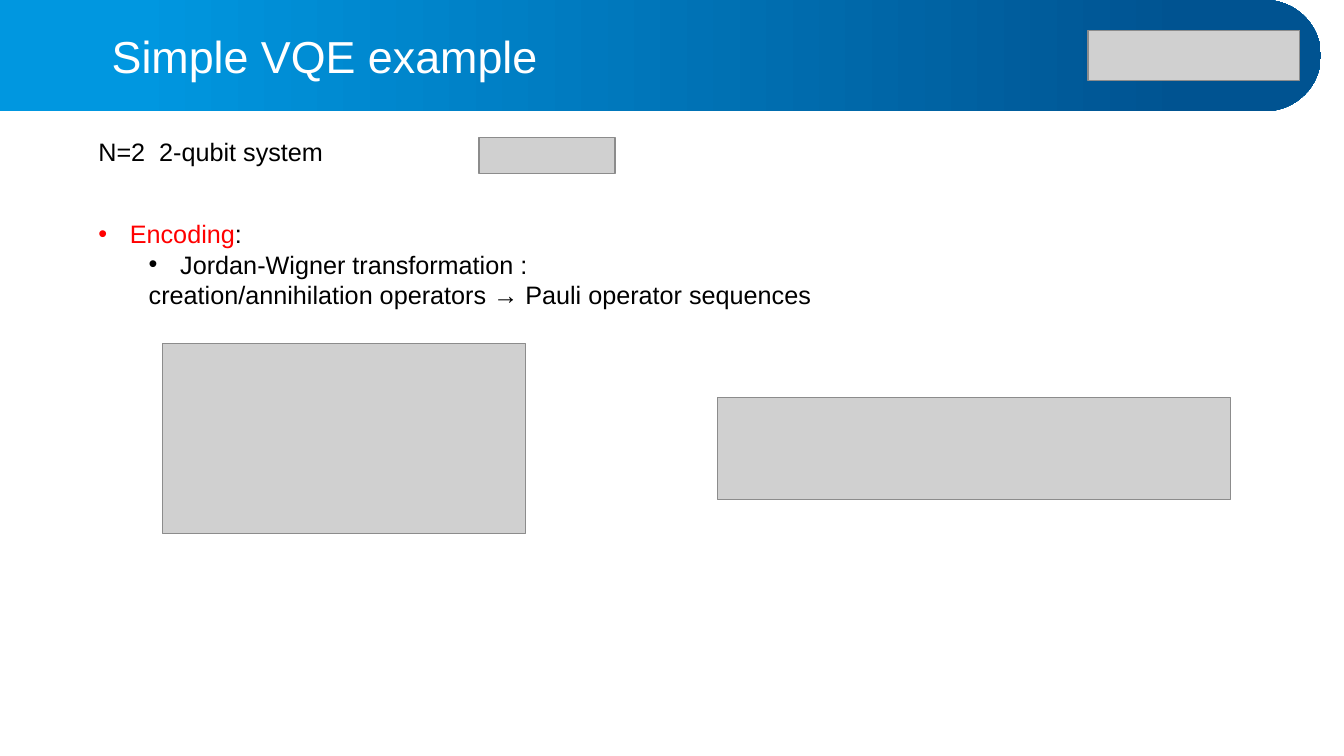
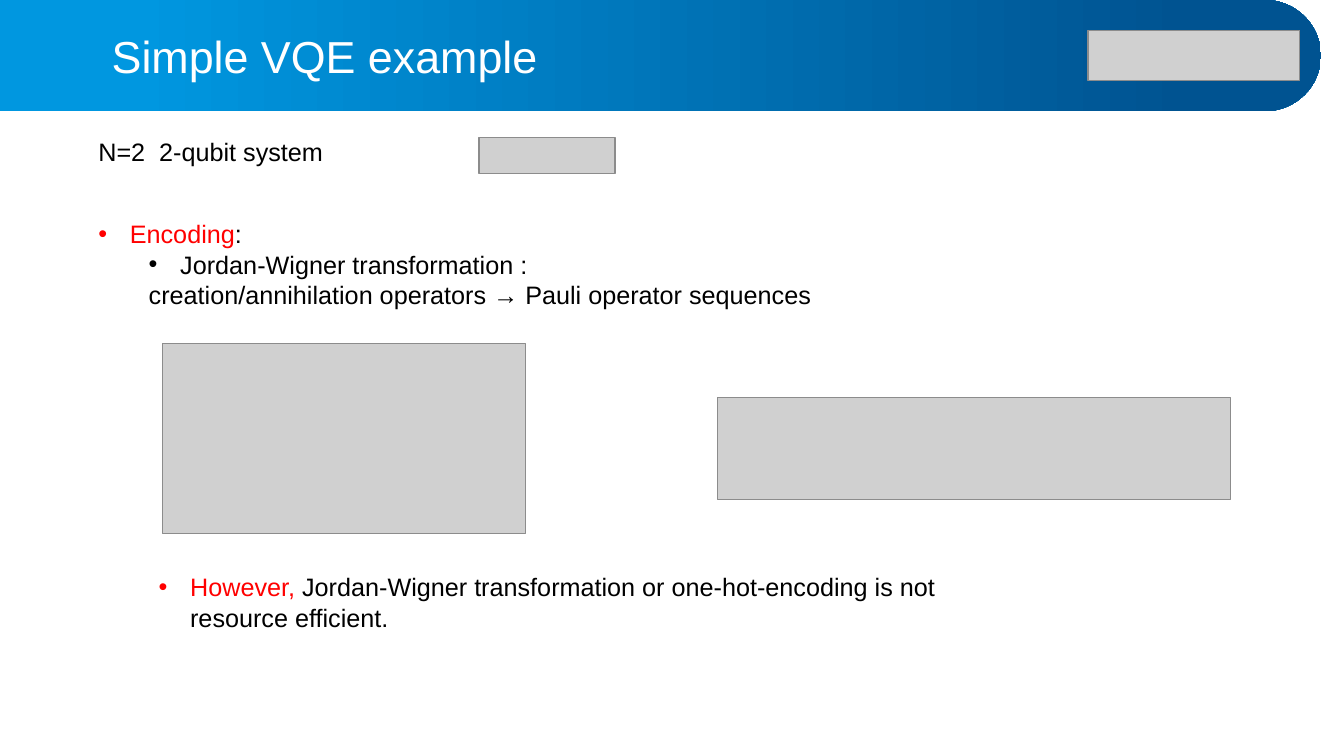
Before and after one commit to alphacentaury-github/NPSS2020, a slide deck: slide 27 of 20260403_CENS_QuantumComputing.pptx. Drawn at 1344x756 pixels with LibreOffice and Linux fonts; fonts in the diff are those of the drawing; grey boxes stand for pictures. Boxes give left, top, right and bottom in pixels: in the first picture for what was removed or moved away, otherwise in the second. Text is boxed around its words. In the diff, an @@ line names an element or a change of style, - is before the commit and + after.

```diff
--- a/20260403_CENS_QuantumComputing.pptx
+++ b/20260403_CENS_QuantumComputing.pptx
@@ text added at <box>190,577,935,628</box>, 18 pt, text #000000 @@
+• However, Jordan-Wigner transformation or one-hot-encoding is not resource efficient.
```
